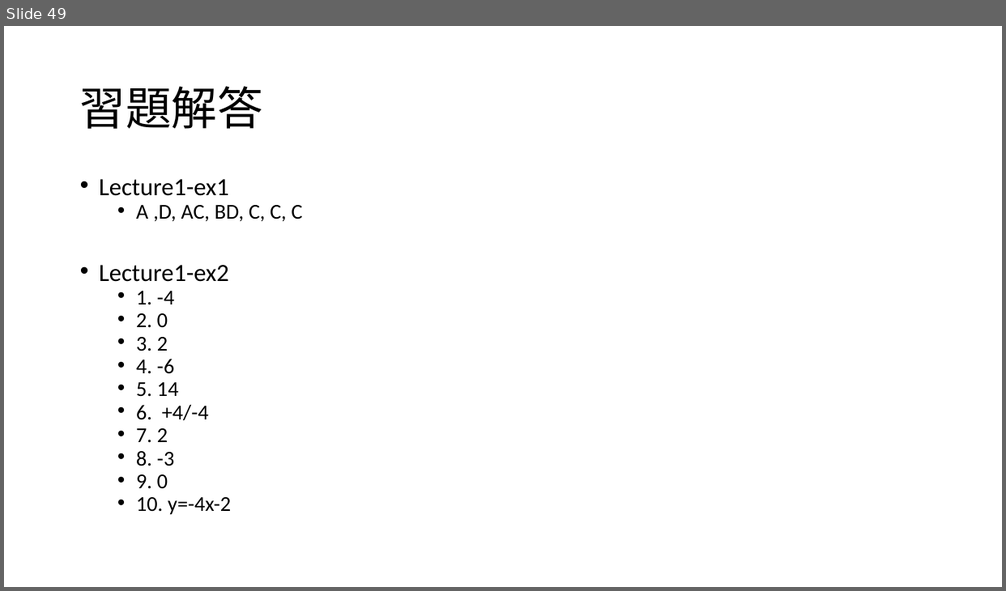
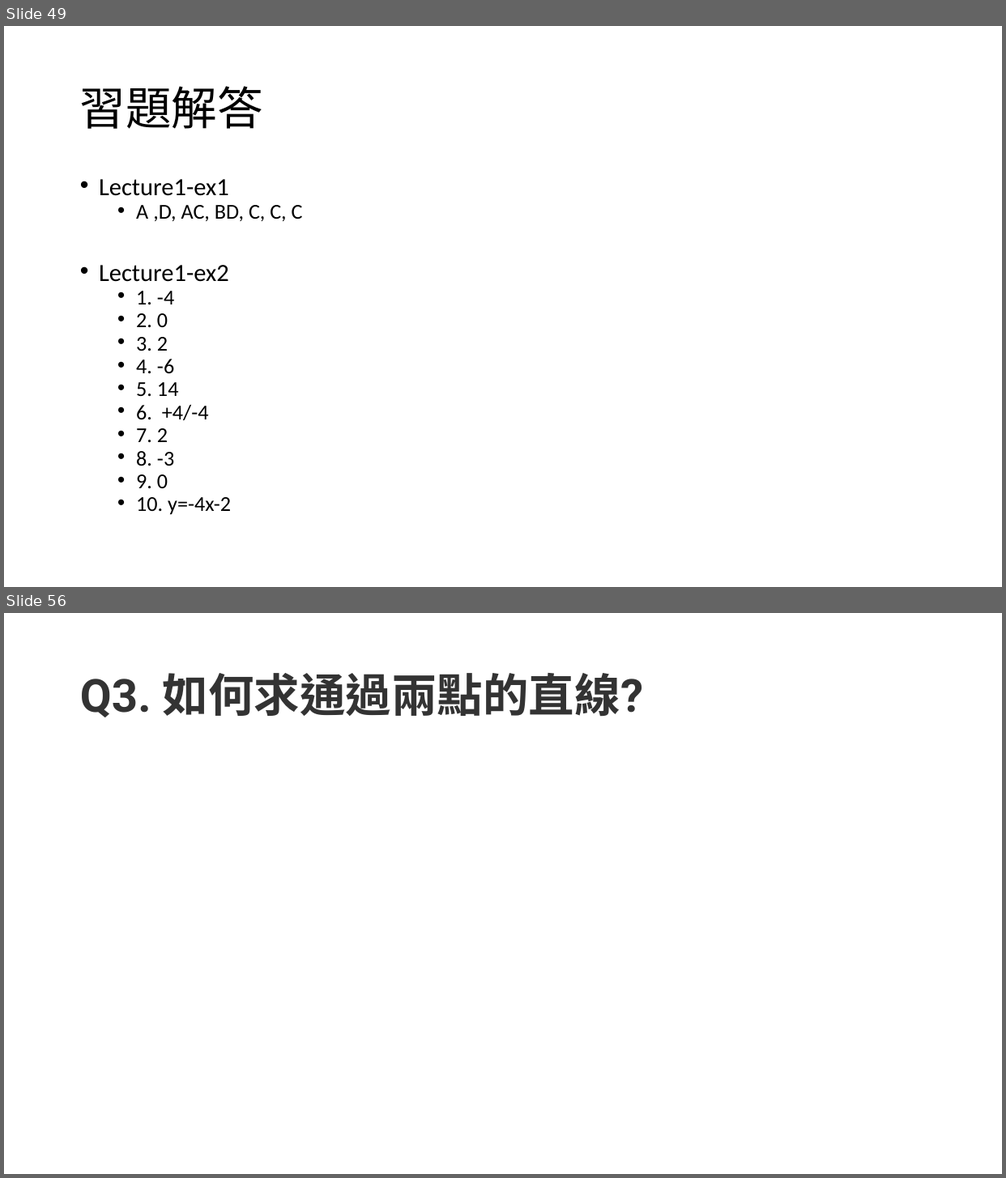
Before and after one commit to yychiang/110-2-VNU-Curriculum, a slide deck: 深度學習/深度學習數學基礎-1.pptx. Shown one above the other, each under a label of ours: slide 49 before the commit, slides 49 and 56 after it; the slides between them are not shown. The pictures are 1006x591 and 1006x1178 pixels, drawn with LibreOffice and Linux fonts; fonts in the diff are those of the drawing. Boxes give left, top, right and bottom in pixels: in the first picture for what was removed or moved away, otherwise in the second. Text is boxed around its words. In the diff, an @@ line names an element or a change of style, - is before the commit and + after.

```diff
--- a/深度學習/深度學習數學基礎-1.pptx
+++ b/深度學習/深度學習數學基礎-1.pptx
@@ slide 56 added at [4, 613, 1002, 1174], background #FFFFFF @@
@@ title added at [80, 673, 643, 717], 44 pt, text #333333, bold @@
+Q3. 如何求通過兩點的直線?
```
Also in this commit, not shown: 17 other slides added.
